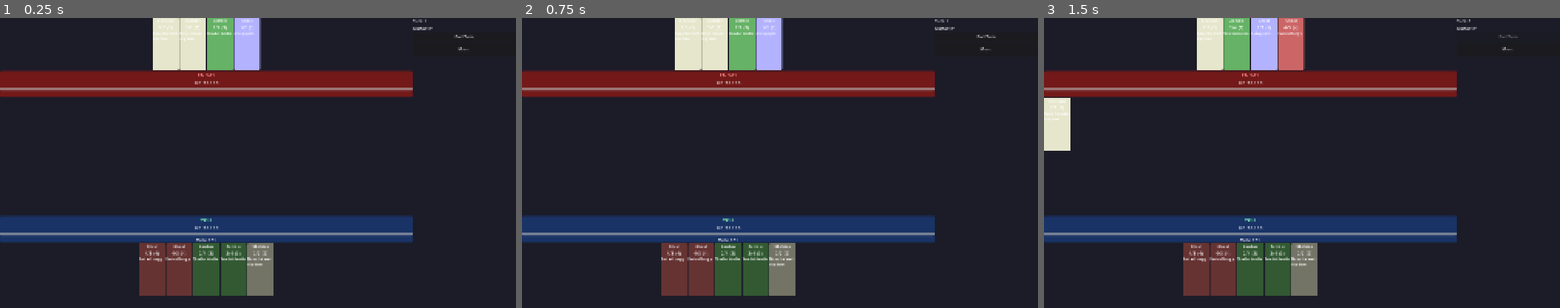
Above: before the commit, frames 1-3 (left to right).
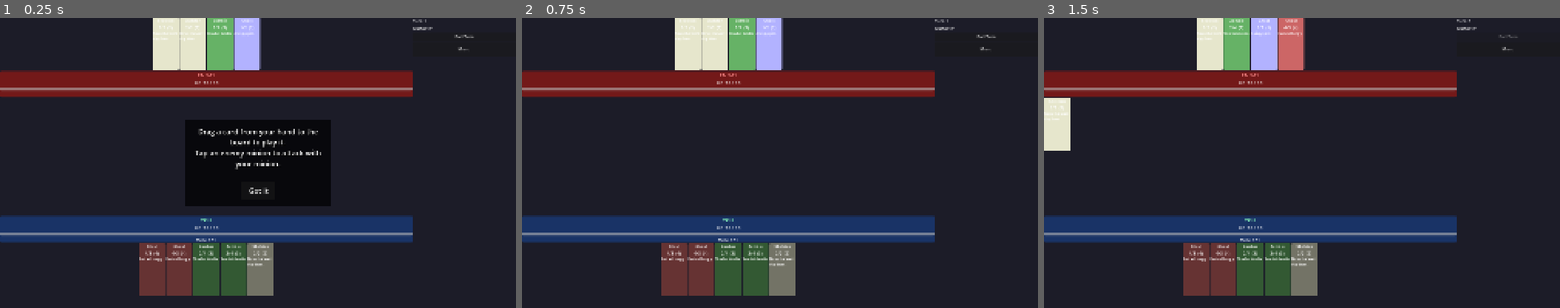
Above: after the commit, the same moments.

Repository: ChrisPauly97/pear-pudding-godot
Game: Godot game, scene res://scenes/battle/BattleScene.tscn
The game is run twice, just before and just after one commit, with the same random seed, the same clock (stepped at 60 frames per second) and the same inputs. This scene is started directly instead of the project's main scene.
Inputs (mouse positions are in pixels of both pictures, inside the frame that each line leads up to):
- Up to frame 1 (0.25 s): no input
- Up to frame 2 (0.75 s): click (780, 192) at 0.5 s, where only the run after the commit has a clickable "Got it"
- Up to frame 3 (1.5 s): click "End Turn" at 1.25 s

The runs differ from the first frame. In frame 1, 7.7% of the frame differs, in the area x 35-65%, y 35-65%; in frame 2, nothing differs; in frame 3, nothing differs.

Commit message:
TID-027: First-battle tutorial overlay in BattleScene
Semi-transparent centred overlay on first battle explains drag-to-play
and tap-to-attack. Auto-dismisses after 8 s or on first card play.
Shown once per save via tutorial_battle_tip story flag.

https://claude.ai/code/session_019RC7cvsrenPhkd5fRxEaCy

Diff:
--- a/scenes/battle/BattleScene.gd
+++ b/scenes/battle/BattleScene.gd
@@ -20,6 +20,11 @@
 var _hand_drag_card: CardInstance = null
 var _drag_visual: Control = null
 var _drag_start_pos: Vector2 = Vector2.ZERO
+
+# First-battle tutorial overlay
+var _tutorial_overlay: Control = null
+var _tutorial_timer: float = 0.0
+const TUTORIAL_DURATION: float = 8.0
 
 @onready var _enemy_hand_view = $EnemyArea/EnemyHandView
 @onready var _enemy_board_view = $EnemyArea/EnemyBoardView
@@ -64,6 +69,9 @@
 	_state.players[0].start_turn(1)
 	_refresh_all()
 
+	if not SaveManager.get_story_flag("tutorial_battle_tip"):
+		_show_battle_tutorial()
+
 func _apply_menu_btn_size() -> void:
 	_menu_btn.custom_minimum_size = Vector2(_vh * 0.12, _vh * 0.05)
 
@@ -78,6 +86,61 @@
 	_player_hand_view.custom_minimum_size  = Vector2(0, board_h)
 
 # -------------------------------------------------------------------------
+# First-battle tutorial overlay
+# -------------------------------------------------------------------------
+
+func _process(delta: float) -> void:
+	if _tutorial_timer > 0.0:
+		_tutorial_timer -= delta
+		if _tutorial_timer <= 0.0:
+			_dismiss_battle_tutorial()
+
+func _show_battle_tutorial() -> void:
+	var vp: Vector2 = get_viewport().get_visible_rect().size
+	var font_size: int = int(_vh * 0.025)
+	var panel_w: float = _vh * 0.5
+	var panel_h: float = _vh * 0.3
+
+	var overlay := ColorRect.new()
+	overlay.color = Color(0.0, 0.0, 0.0, 0.7)
+	overlay.size = Vector2(panel_w, panel_h)
+	overlay.position = Vector2((vp.x - panel_w) * 0.5, (vp.y - panel_h) * 0.5)
+	overlay.mouse_filter = Control.MOUSE_FILTER_STOP
+
+	var label := Label.new()
+	label.text = "Drag a card from your hand to the board to play it.\nTap an enemy minion to attack with your minion."
+	label.horizontal_alignment = HORIZONTAL_ALIGNMENT_CENTER
+	label.autowrap_mode = TextServer.AUTOWRAP_WORD_SMART
+	label.add_theme_font_size_override("font_size", font_size)
+	label.add_theme_color_override("font_color", Color.WHITE)
+	label.add_theme_color_override("font_shadow_color", Color.BLACK)
+	label.add_theme_constant_override("shadow_offset_x", 2)
+	label.add_theme_constant_override("shadow_offset_y", 2)
+	label.size = Vector2(panel_w * 0.9, panel_h * 0.6)
+	label.position = Vector2(panel_w * 0.05, panel_h * 0.08)
+	overlay.add_child(label)
+
+	var btn := Button.new()
+	btn.text = "Got it"
+	btn.custom_minimum_size = Vector2(_vh * 0.12, _vh * 0.06)
+	btn.position = Vector2((panel_w - _vh * 0.12) * 0.5, panel_h * 0.72)
+	btn.add_theme_font_size_override("font_size", font_size)
+	btn.pressed.connect(_dismiss_battle_tutorial)
+	overlay.add_child(btn)
+
+	add_child(overlay)
+	move_child(overlay, get_child_count() - 1)
+	_tutorial_overlay = overlay
+	_tutorial_timer = TUTORIAL_DURATION
+
+func _dismiss_battle_tutorial() -> void:
+	if _tutorial_overlay != null and is_instance_valid(_tutorial_overlay):
+		_tutorial_overlay.queue_free()
+		_tutorial_overlay = null
+	_tutorial_timer = 0.0
+	SaveManager.set_story_flag("tutorial_battle_tip")
+
+# -------------------------------------------------------------------------
 # Drag/Drop — scene-level input catches mouse move and release globally
 # -------------------------------------------------------------------------
 
@@ -108,6 +171,7 @@
 			AudioManager.play_sfx("card_play")
 			_refresh_all()
 			_check_game_over()
+			_dismiss_battle_tutorial()
 	_cancel_hand_drag()
 
 func _cancel_hand_drag() -> void:
Not shown, changed: docs/agent/ui-and-scene-management.md
Not shown, changed: tasks/goals/GID-012--tutorial-onboarding/TID-027--battle-tutorial-overlay.md
Not shown, changed: tasks/goals/GID-012--tutorial-onboarding/goal.md
Not shown, changed: tasks/index.md
